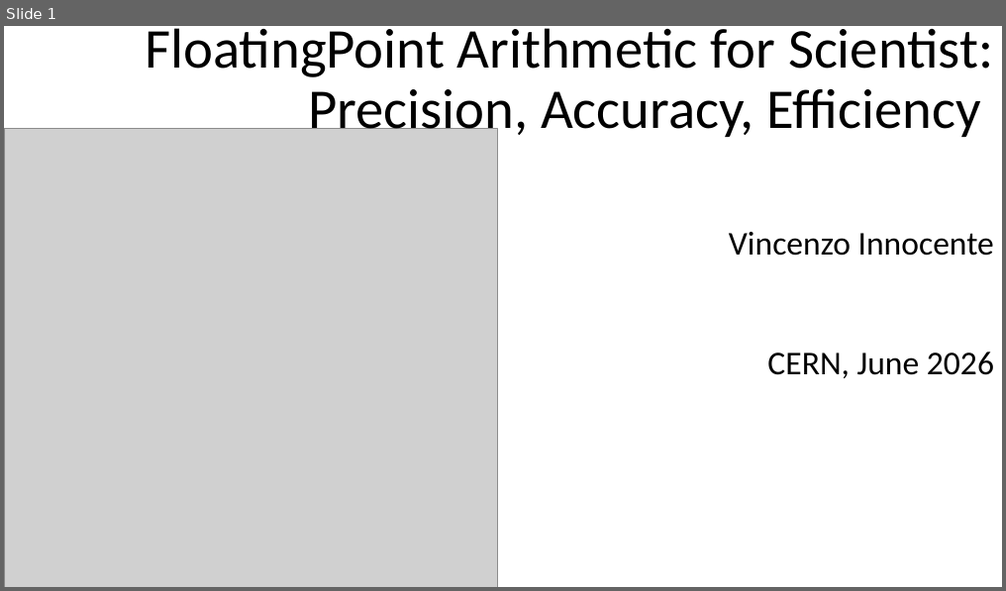
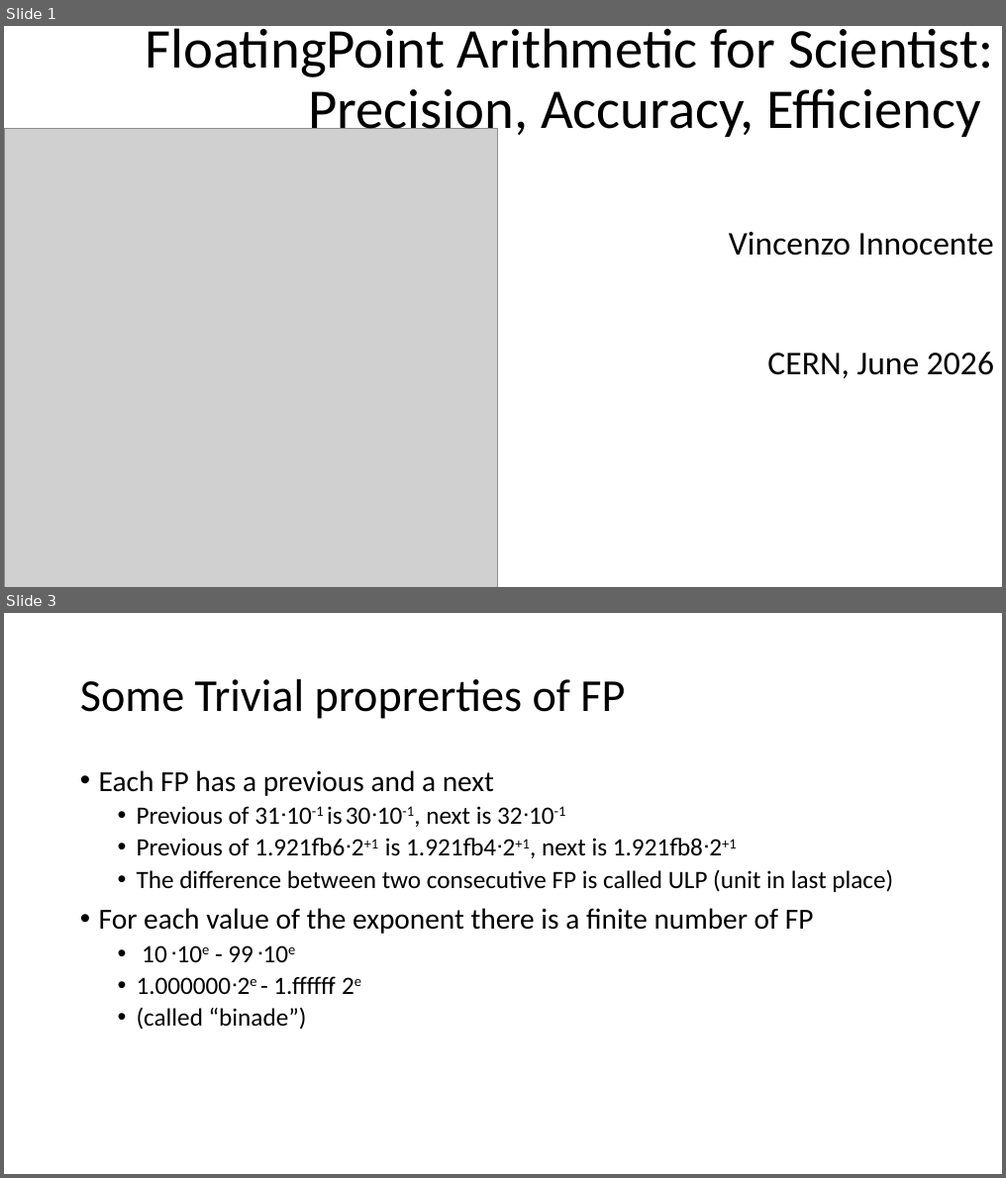
Before and after one commit to VinInn/FPCourse, a slide deck: Slides/FPforScientist.pptx. Shown one above the other, each under a label of ours: slide 1 before the commit, slides 1 and 3 after it; the slides between them are not shown. The pictures are 1006x591 and 1006x1178 pixels, drawn with LibreOffice and Linux fonts; fonts in the diff are those of the drawing; grey boxes stand for pictures. Boxes give left, top, right and bottom in pixels: in the first picture for what was removed or moved away, otherwise in the second. Text is boxed around its words. In the diff, an @@ line names an element or a change of style, - is before the commit and + after.

```diff
--- a/Slides/FPforScientist.pptx
+++ b/Slides/FPforScientist.pptx
@@ slide 3 added at [4, 613, 1002, 1174], background #FFFFFF @@
@@ title added at [80, 679, 625, 719], 44 pt, text #000000 @@
+Some Trivial proprerties of FP
@@ text added at [99, 770, 893, 1030], 24 pt, text #000000 @@
+• Each FP has a previous and a next
+  • Previous of 31ᐧ10-1 is 30ᐧ10-1, next is 32ᐧ10-1
+  • Previous of 1.921fb6ᐧ2+1 is 1.921fb4ᐧ2+1, next is 1.921fb8ᐧ2+1
+  • The difference between two consecutive FP is called ULP (unit in last place)
+• For each value of the exponent there is a finite number of FP
+  • 10 ᐧ10e - 99 ᐧ10e
+  • 1.000000ᐧ2e - 1.ffffffᐧ2e
+  • (called “binade”)
```
Also in this commit, not shown: 2 other slides added, 1 slide removed.
